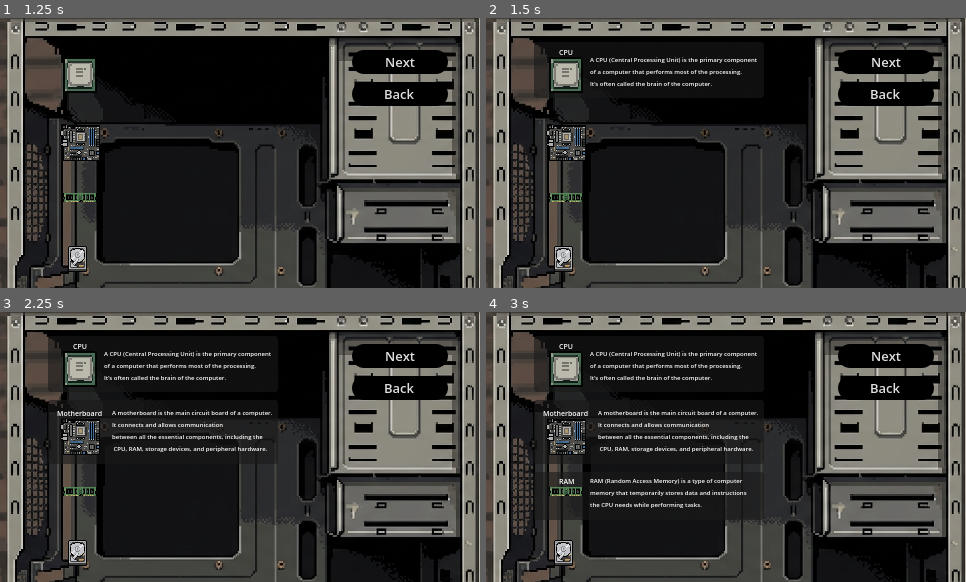
Above: before the commit, frames 1-4 (two rows, left to right).
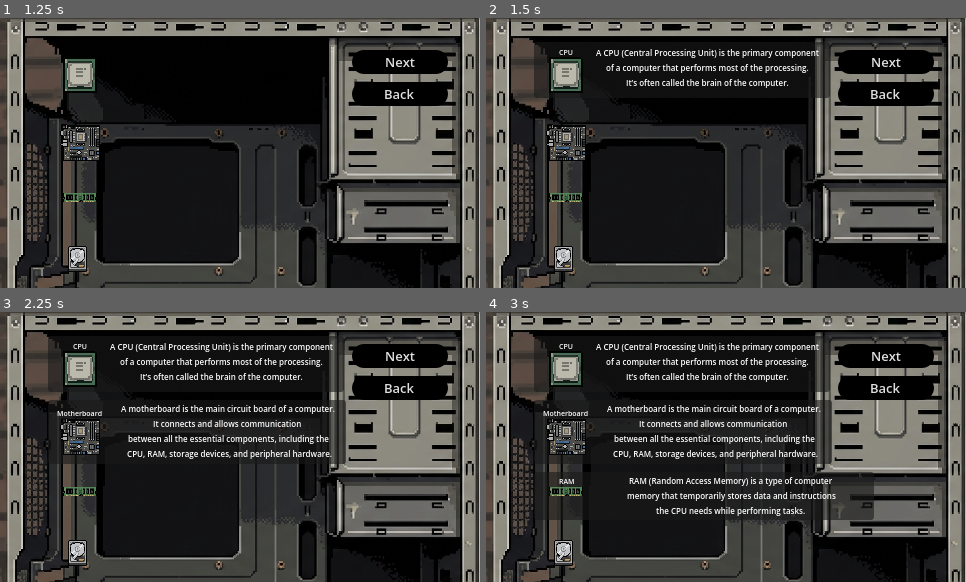
Above: after the commit, the same moments.

Repository: Raikosuu/Full-Tech-Panic_Public
Game: Godot game, scene res://scenes/main_menu.tscn
Two runs of this game, one before a commit and one after it. Both use one fixed random seed, a clock stepped at 60 frames per second and the inputs below.
Inputs (mouse positions are in pixels of both pictures, inside the frame that each line leads up to):
- Up to frame 1 (1.25 s): click "Learn" at 0.5 s
- Up to frame 2 (1.5 s): click (567, 74) at 1.25 s
- Up to frame 3 (2.25 s): click (81, 436) at 2 s
- Up to frame 4 (3 s): click (567, 492) at 2.75 s

Frame 1 is identical in both runs. In frame 2, 2.8% of the frame differs, in the area x 21-72%, y 8-30%; in frame 3, 6.6%; in frame 4, 9.9%, in the area x 21-81%, y 8-78%.

Commit message:
anchor and format adjustment 1

Diff:
--- a/learn/scenes/learn.tscn
+++ b/learn/scenes/learn.tscn
@@ -213,7 +213,7 @@
 layout_mode = 0
 offset_left = 48.0
 offset_top = 24.0
-offset_right = 278.0
+offset_right = 344.0
 offset_bottom = 80.0
 
 [node name="name" type="Label" parent="cpupanel" unique_id=2094578582]
@@ -241,21 +241,28 @@
 expand_icon = true
 
 [node name="desc" type="Label" parent="cpupanel" unique_id=747280695]
-layout_mode = 0
-offset_left = 56.0
-offset_top = 13.0
-offset_right = 232.0
-offset_bottom = 70.0
-theme_override_font_sizes/font_size = 6
+layout_mode = 1
+anchors_preset = 15
+anchor_right = 1.0
+anchor_bottom = 1.0
+offset_left = 53.0
+offset_top = -2.0
+offset_right = -2.0
+offset_bottom = -1.0
+grow_horizontal = 2
+grow_vertical = 2
+theme_override_font_sizes/font_size = 8
 text = "A CPU (Central Processing Unit) is the primary component
 of a computer that performs most of the processing.
 It’s often called the brain of the computer."
+horizontal_alignment = 1
+vertical_alignment = 1
 
 [node name="mobopanel" type="Panel" parent="." unique_id=1546109233]
 layout_mode = 0
 offset_left = 48.0
 offset_top = 88.0
-offset_right = 278.0
+offset_right = 346.0
 offset_bottom = 152.0
 
 [node name="name" type="Label" parent="mobopanel" unique_id=1801595347]
@@ -283,22 +290,29 @@
 expand_icon = true
 
 [node name="desc" type="Label" parent="mobopanel" unique_id=565727626]
-layout_mode = 0
-offset_left = 64.0
-offset_top = 8.0
-offset_right = 216.0
-offset_bottom = 48.0
-theme_override_font_sizes/font_size = 6
+layout_mode = 1
+anchors_preset = 15
+anchor_right = 1.0
+anchor_bottom = 1.0
+offset_left = 66.0
+offset_top = 7.0
+offset_right = -2.0
+offset_bottom = -7.5
+grow_horizontal = 2
+grow_vertical = 2
+theme_override_font_sizes/font_size = 8
 text = "A motherboard is the main circuit board of a computer.
 It connects and allows communication
 between all the essential components, including the
  CPU, RAM, storage devices, and peripheral hardware."
+horizontal_alignment = 1
+vertical_alignment = 1
 
 [node name="rampanel" type="Panel" parent="." unique_id=827803635]
 layout_mode = 0
 offset_left = 48.0
 offset_top = 160.0
-offset_right = 278.0
+offset_right = 388.0
 offset_bottom = 208.0
 
 [node name="name" type="Label" parent="rampanel" unique_id=1233809118]
@@ -325,15 +339,20 @@
 expand_icon = true
 
 [node name="desc" type="Label" parent="rampanel" unique_id=138615525]
-layout_mode = 0
-offset_left = 56.0
-offset_top = 4.0
-offset_right = 226.0
-offset_bottom = 44.0
-theme_override_font_sizes/font_size = 6
+layout_mode = 1
+anchors_preset = 15
+anchor_right = 1.0
+anchor_bottom = 1.0
+offset_left = 59.0
+offset_right = -4.0
+grow_horizontal = 2
+grow_vertical = 2
+theme_override_font_sizes/font_size = 8
 text = "RAM (Random Access Memory) is a type of computer
 memory that temporarily stores data and instructions
 the CPU needs while performing tasks."
+horizontal_alignment = 1
+vertical_alignment = 1
 
 [node name="hddpanel" type="Panel" parent="." unique_id=1482285292]
 layout_mode = 0
@@ -404,6 +423,11 @@
 text = "Back"
 expand_icon = true
 script = ExtResource("9_3fsor")
+
+[node name="VBoxContainer" type="VBoxContainer" parent="." unique_id=1726316939]
+layout_mode = 0
+offset_right = 40.0
+offset_bottom = 40.0
 
 [connection signal="pressed" from="cpu" to="cpu" method="_on_pressed"]
 [connection signal="pressed" from="mobo" to="mobo" method="_on_pressed"]
--- a/scenes/game_scene.tscn
+++ b/scenes/game_scene.tscn
@@ -2716,6 +2716,7 @@
 
 [node name="FadeLayer" type="CanvasLayer" parent="." unique_id=1193285369]
 layer = 99
+visible = false
 
 [node name="FadeRect" type="ColorRect" parent="FadeLayer" unique_id=315833080]
 anchors_preset = 15
Not shown, changed: export_presets.cfg
